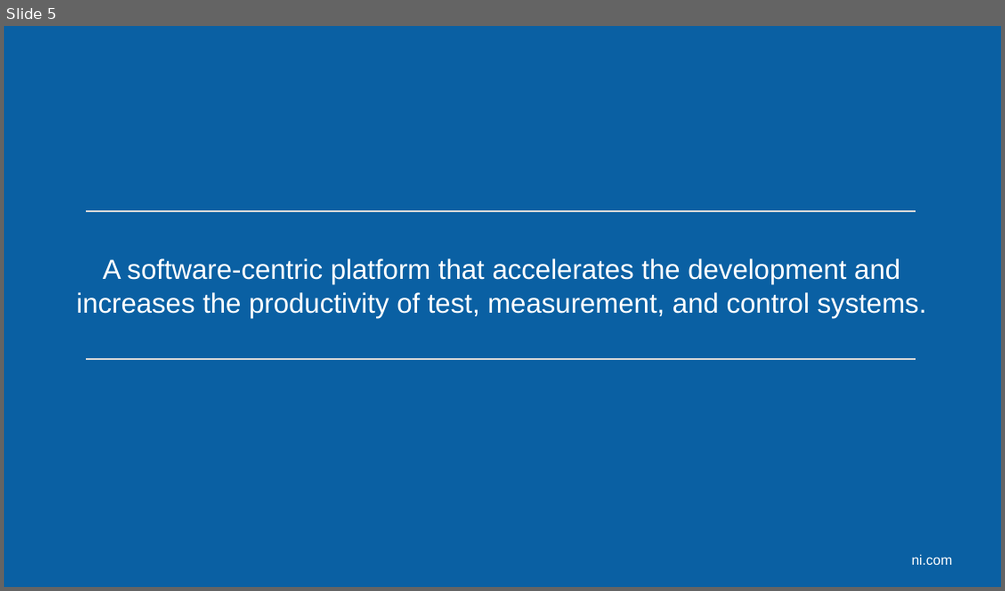
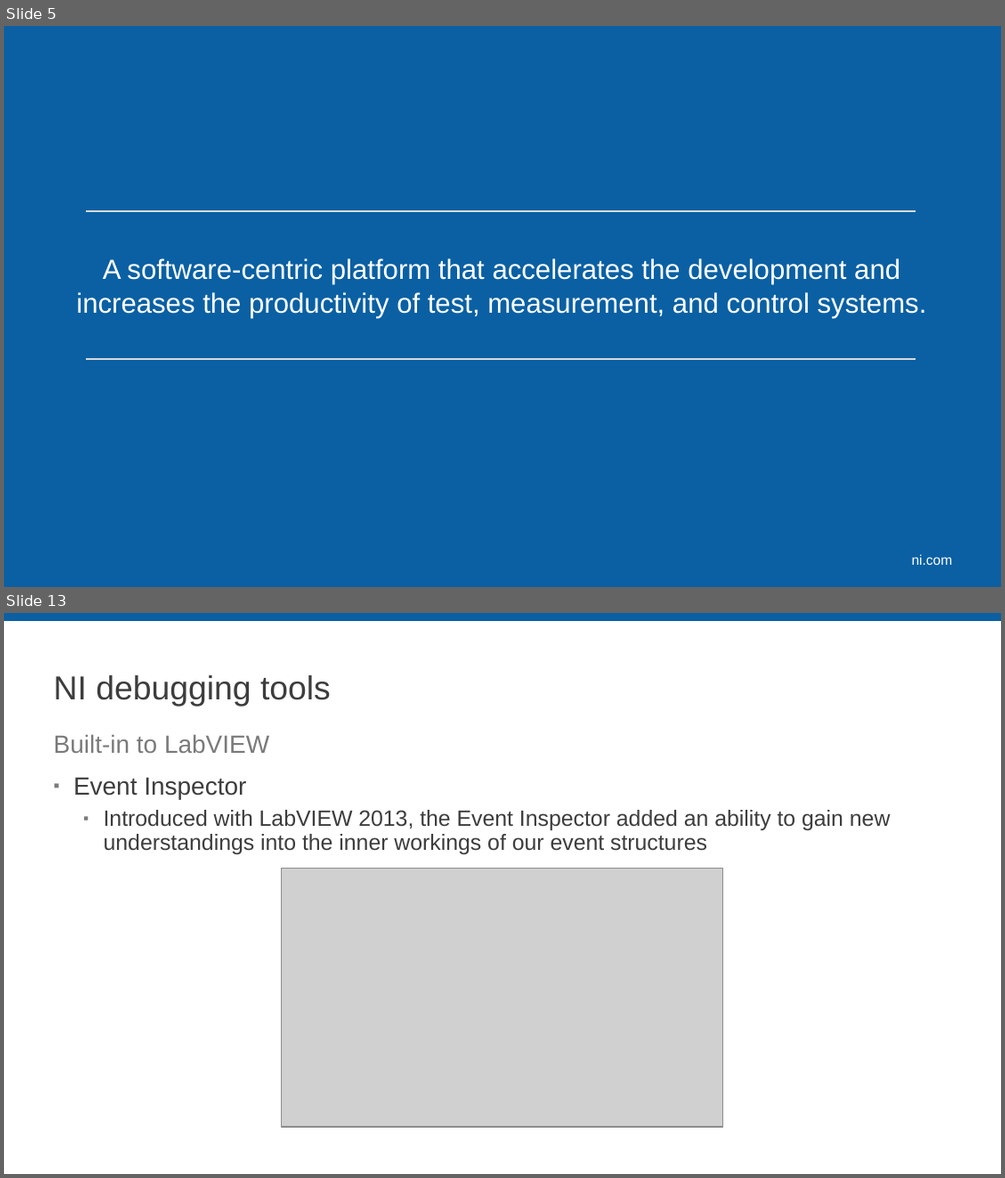
Before and after one commit to sandialabs/LVTM, a slide deck: Documentation/LVTM_NIWeek_2017.pptx. Shown one above the other, each under a label of ours: slide 5 before the commit, slides 5 and 13 after it; the slides between them are not shown. The pictures are 1005x591 and 1005x1178 pixels, drawn with LibreOffice and Linux fonts; fonts in the diff are those of the drawing; grey boxes stand for pictures; background and template pictures are left out. Boxes give left, top, right and bottom in pixels: in the first picture for what was removed or moved away, otherwise in the second. Text is boxed around its words. In the diff, an @@ line names an element or a change of style, - is before the commit and + after.

```diff
--- a/Documentation/LVTM_NIWeek_2017.pptx
+++ b/Documentation/LVTM_NIWeek_2017.pptx
@@ slide 13 added at [4, 613, 1001, 1174], background #FFFFFF @@
@@ rectangle added at [4, 613, 1001, 621], fill #0A60A3 @@
@@ title added at [54, 675, 331, 706], 24 pt, text #3D3D3D @@
+NI debugging tools
@@ text added at [54, 735, 269, 753], 18 pt, text #7A7A7A @@
+Built-in to LabVIEW
@@ text added at [73, 777, 890, 854], 16 pt, text #3D3D3D @@
+▪ Event Inspector
+  ▪ Introduced with LabVIEW 2013, the Event Inspector added an ability to gain new understandings into the inner workings of our event structures
@@ picture added at [281, 868, 721, 1127] @@
```
Also in this commit, not shown: 5 slides changed, 8 other slides added, 1 slide removed.
